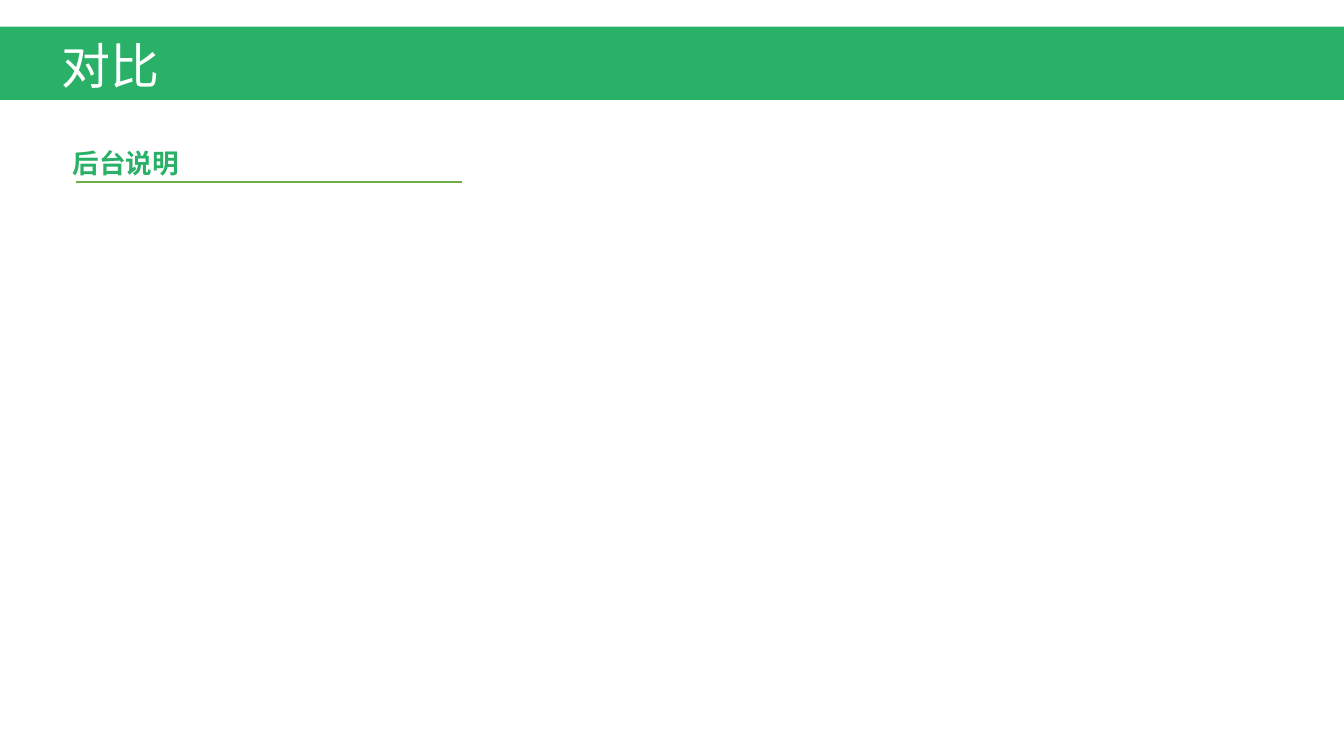
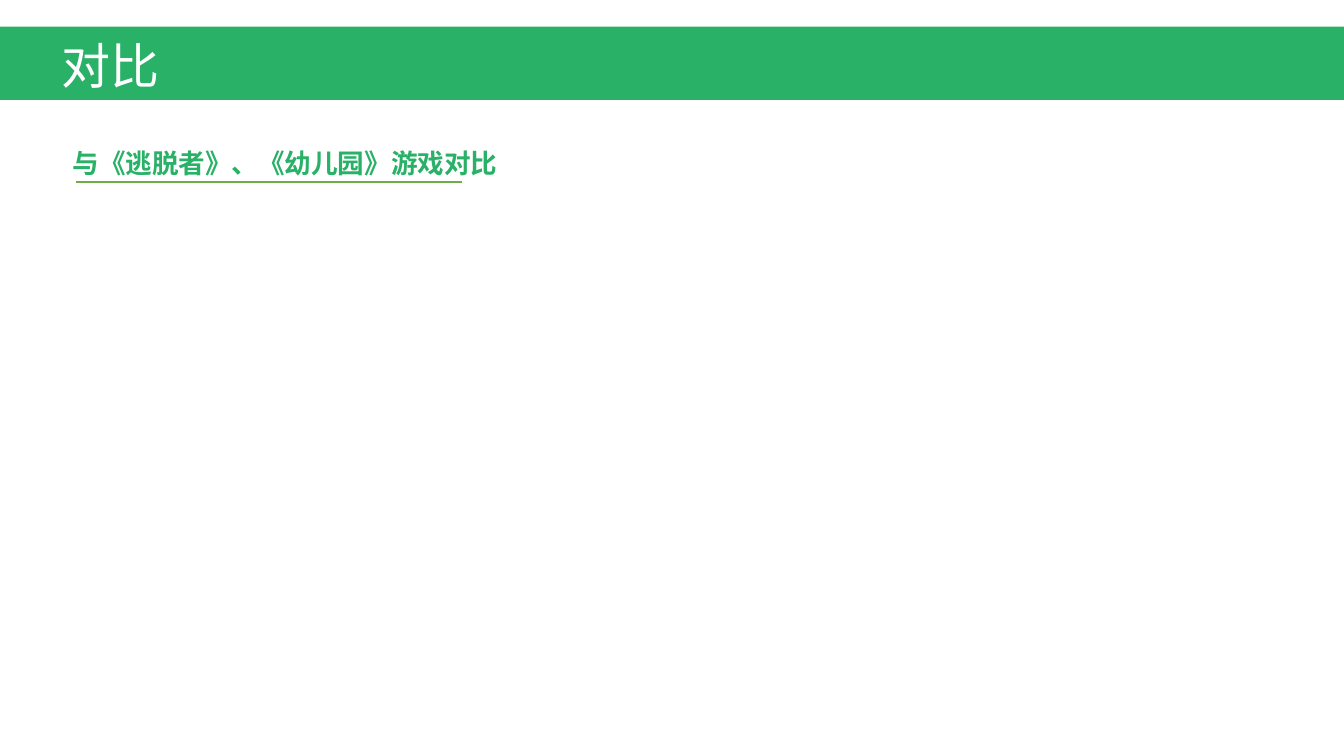
Before and after one commit to EscapeChuanxiao/ChuanXiao, a slide deck: slide 3 of 游戏概要.pptx (slide 6 before the commit). Drawn at 1344x756 pixels with LibreOffice and Linux fonts; fonts in the diff are those of the drawing. Boxes give left, top, right and bottom in pixels: in the first picture for what was removed or moved away, otherwise in the second. Text is boxed around its words. In the diff, an @@ line names an element or a change of style, - is before the commit and + after.

```diff
--- a/游戏概要.pptx
+++ b/游戏概要.pptx
@@ text at (73, 150, 498, 176): text changed @@
-后台说明
+与《逃脱者》、《幼儿园》游戏对比
```
Also in this commit, not shown: 3 other slides changed, 3 slides added, 2 slides removed, 1 other file.
